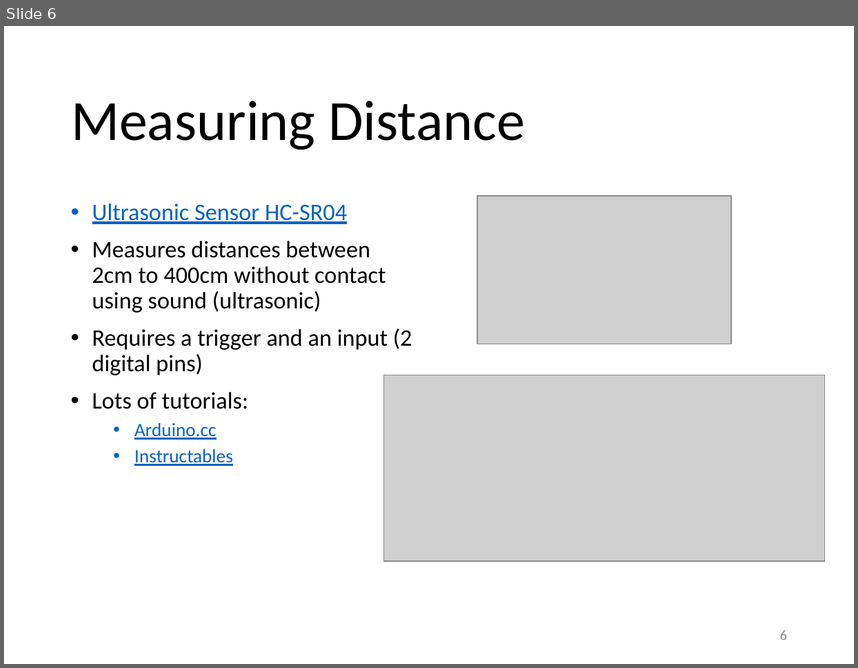
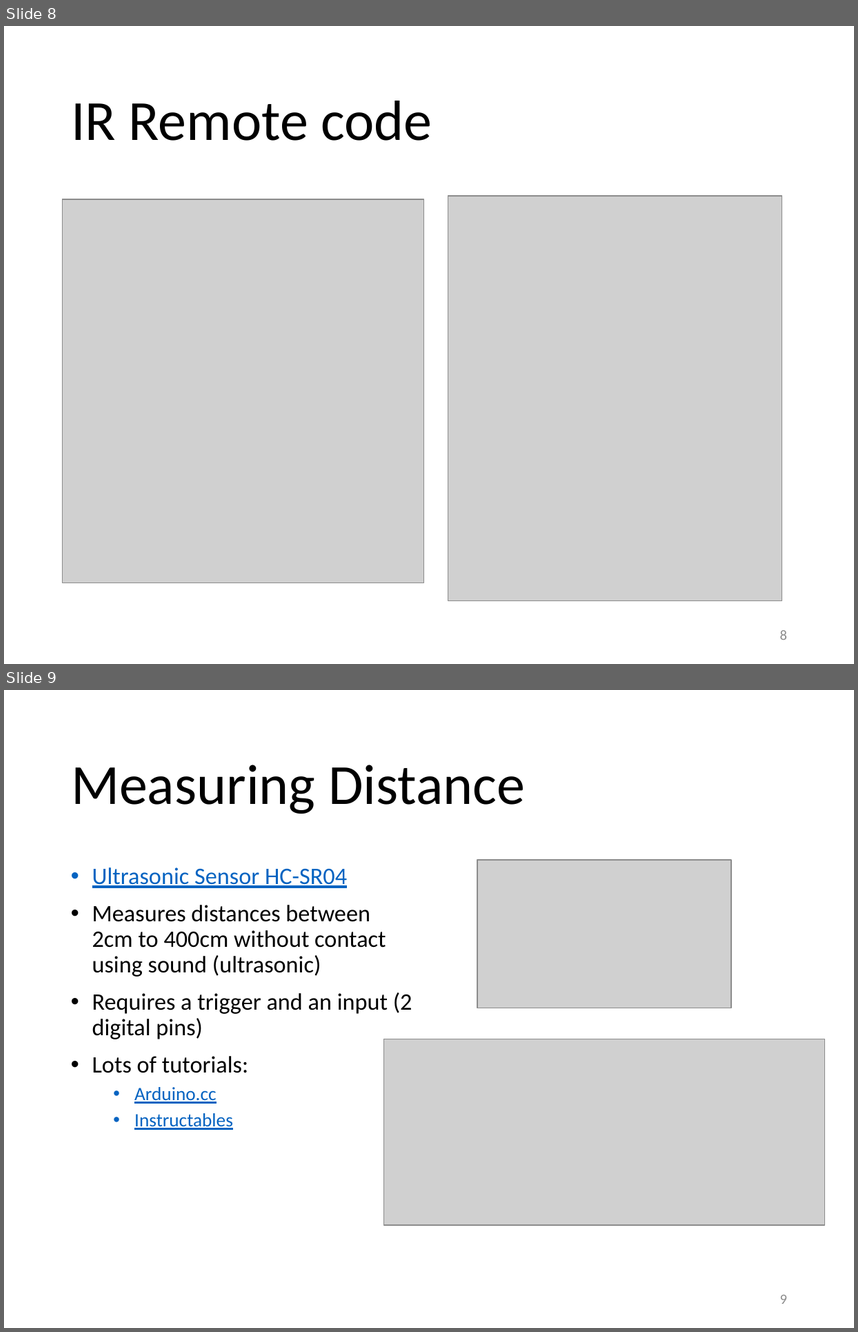
Before and after one commit to RDorville/digfab, a slide deck: presentations/ep1000_sensors/ep1000_sensors.pptx. Shown one above the other, each under a label of ours: slide 6 before the commit, slides 8 and 9 after it. The pictures are 858x668 and 858x1332 pixels, drawn with LibreOffice and Linux fonts; fonts in the diff are those of the drawing; grey boxes stand for pictures; background and template pictures are left out. Boxes give left, top, right and bottom in pixels: in the first picture for what was removed or moved away, otherwise in the second. Text is boxed around its words. In the diff, an @@ line names an element or a change of style, - is before the commit and + after.

```diff
--- a/presentations/ep1000_sensors/ep1000_sensors.pptx
+++ b/presentations/ep1000_sensors/ep1000_sensors.pptx
@@ slide 8 added at [4, 26, 854, 664], background #FFFFFF @@
@@ title added at [71, 101, 432, 141], 48 pt, text #000000 @@
+IR Remote code
@@ picture added at [63, 199, 424, 583] @@
@@ picture added at [448, 196, 782, 601] @@
@@ page number added at [780, 630, 787, 639], 12 pt, text #8C8C8C @@
+8
@@ what was slide 6 is now slide 9 @@
@@ page number at [780, 1294, 787, 1303]: text changed @@
-6
+9
```
Also in this commit, not shown: 3 other slides added, 7 other files.
